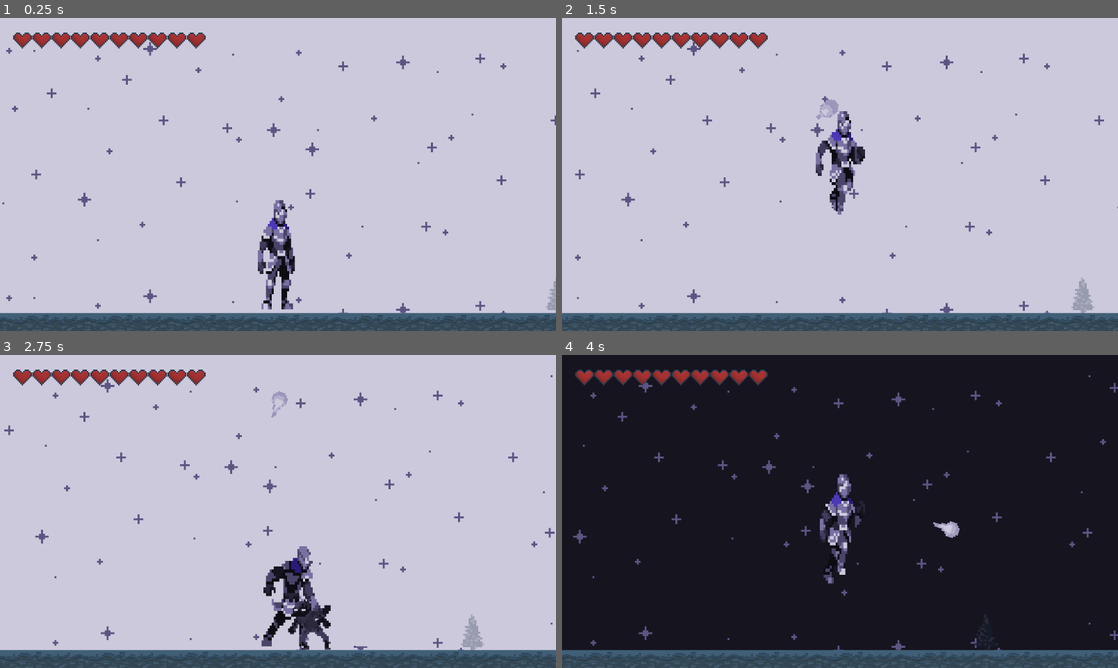
Above: before the commit, frames 1-4 (two rows, left to right).
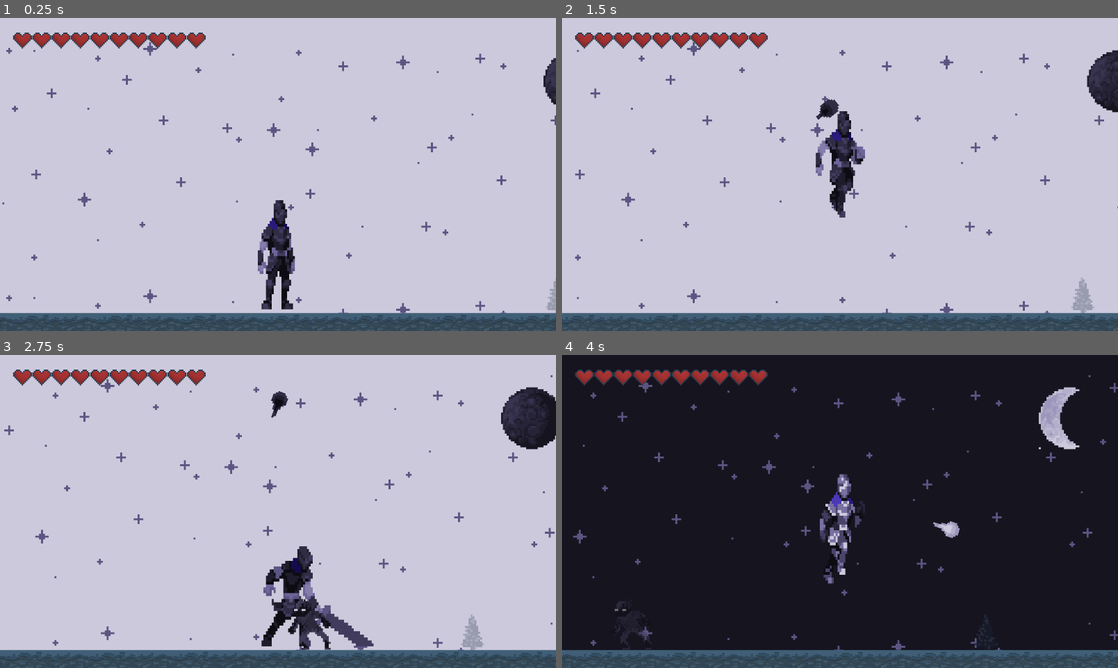
Above: after the commit, the same moments.

Repository: hugoc7/AbyssGameJam
Game: Godot game, scene res://levels/Level_Designtest.tscn
Two runs of this game, one before a commit and one after it. Both use one fixed random seed, a clock stepped at 60 frames per second and the inputs below. This scene is started directly instead of the project's main scene.
Inputs (mouse positions are in pixels of both pictures, inside the frame that each line leads up to):
- Up to frame 1 (0.25 s): no input
- Up to frame 2 (1.5 s): move the mouse to (962, 158) at 0.52 s; hold Right mouse button (attack_range) 0.53-1.28 s; hold D (move_right) from 0.53 s (still down); tap W (jump) at 0.77 s; move the mouse to (728, 190) at 1.27 s; right-click (728, 190) at 1.35 s
- Up to frame 3 (2.75 s): tap W (jump) at 1.52 s; move the mouse to (333, 442) at 2.02 s; release D (move_right) at 2.03 s; press the mouse at (333, 442) at 2.03 s; hold A (move_left) from 2.03 s (still down); right-click (333, 442) at 2.3 s
- Up to frame 4 (4 s): move the mouse to (812, 574) at 2.77 s; release A (move_left) at 2.78 s; release the mouse at (812, 574) at 2.78 s; hold D (move_right) from 2.78 s (still down); tap Space (switch_level_color) at 2.85 s; tap W (jump) at 3.02, 3.77 s; right-click (812, 574) at 3.05 s; move the mouse to (1006, 558) at 3.52 s; hold Right mouse button (attack_range) from 3.53 s (still down)

The runs differ from the first frame. In frame 1, 1.3% of the frame differs, in the area x 46-100%, y 12-94%; in frame 2, 2.1%; in frame 3, 3.2%, in the area x 47-100%, y 10-94%; in frame 4, 0.9%.

Commit message:
Now Enemy can be seen in both, but can't be hit

Diff:
--- a/enemy/bat/enemy_bat.gd
+++ b/enemy/bat/enemy_bat.gd
@@ -11,7 +11,7 @@
 @export var speed : float = 50.0
 @export var damage : int = 10
 @export var attack_range : float = 200
-@export var life = 100
+@export var life = 10
 @export var explosion_vfx : PackedScene
 @export var projectile : PackedScene
 @export var projectile_speed = 300.0
@@ -51,7 +51,7 @@
 	projectile_instance.damage = self.damage
 	projectile_instance.collision_layer = 0
 	projectile_instance.collision_mask = 9
-	projectile_instance.launch(position, projectile_speed*global_position.direction_to(player.global_position), color_as_text)
+	projectile_instance.launch(position, projectile_speed*global_position.direction_to(player.global_position), color_as_text, false)
 	get_parent().add_child(projectile_instance)
 
 func _ready():
@@ -71,7 +71,17 @@
 
 
 func _on_background_color_changed(bkg_color: Enums.LightColor):
-	sprite.visible = bkg_color != color
+	match bkg_color:
+		Enums.LightColor.BLACK:
+			_change_color("black")
+		Enums.LightColor.WHITE:
+			_change_color("white")
+
+func _change_color(color : String):
+	if color == color_as_text:
+		sprite.self_modulate.a = 0.5
+	else:
+		sprite.self_modulate.a = 1
 
 func _process(delta):
 	if player == null:
--- a/enemy/bat/enemy_bat.tscn
+++ b/enemy/bat/enemy_bat.tscn
@@ -22,6 +22,7 @@
 black_texture = ExtResource("3_kqqdt")
 speed = 80.0
 attack_range = 1200.0
+life = 100
 explosion_vfx = ExtResource("4_334tj")
 projectile = ExtResource("5_8l3cg")
 
--- a/enemy/contact/enemy_contact.gd
+++ b/enemy/contact/enemy_contact.gd
@@ -11,7 +11,7 @@
 @export var speed : float = 50.0
 @export var damage : int = 10
 @export var attack_range : float = 200
-@export var life = 10
+@export var life = 20
 @export var die_vfx : PackedScene
 
 var is_in_cooldown = false
@@ -27,7 +27,7 @@
 	set_animation("hit")
 	is_attacked = true
 	life -= damage_taken
-	if life < 0:
+	if life <= 0:
 		life = 0
 		die()
 	else:
@@ -50,6 +50,7 @@
 	elif color == Enums.LightColor.BLACK:
 		color_as_text = "black"
 	set_animation("idle")
+	_change_color("white")
 
 	if Engine.is_editor_hint():
 		set_process(false)
@@ -61,7 +62,17 @@
 
 
 func _on_background_color_changed(bkg_color: Enums.LightColor):
-	sprite.visible = bkg_color != color
+	match bkg_color:
+		Enums.LightColor.BLACK:
+			_change_color("black")
+		Enums.LightColor.WHITE:
+			_change_color("white")
+
+func _change_color(color : String):
+	if color == color_as_text:
+		sprite.self_modulate.a = 0.5
+	else:
+		sprite.self_modulate.a = 1
 
 func _process(delta):
 	if player == null or is_dying:
--- a/enemy/contact/enemy_contact.tscn
+++ b/enemy/contact/enemy_contact.tscn
@@ -546,6 +546,7 @@
 script = ExtResource("1_51gnd")
 white_texture = ExtResource("4_a1kmb")
 black_texture = ExtResource("3_gj8y7")
+life = 10
 die_vfx = ExtResource("4_wrjxc")
 
 [node name="PointLight2D" type="PointLight2D" parent="."]
@@ -563,7 +564,7 @@
 [node name="Sprite" type="AnimatedSprite2D" parent="."]
 scale = Vector2(4, 4)
 sprite_frames = SubResource("SpriteFrames_xi85a")
-animation = &"atk_black"
+animation = &"idle_white"
 
 [node name="CooldownTimer" type="Timer" parent="."]
 one_shot = true
--- a/game_manager/game_manager.gd
+++ b/game_manager/game_manager.gd
@@ -15,6 +15,8 @@
 	else:
 		level_color_state = Enums.LightColor.WHITE
 
+
+
 	if get_node_or_null("ParallaxBackground"):
 		for layer: ParallaxLayer in $ParallaxBackground.get_children():
 			for sprite:Sprite2D in layer.get_children():
@@ -27,13 +29,12 @@
 	for enemy in $Enemy.get_children():
 		level_color_state_changed.connect(enemy._on_background_color_changed)
 	$Player.life_changed.connect(_on_life_changed)
+	Level.Game_Manager = self
 
 
 func _on_life_changed(life: int):
 	if life == 0:
 		get_tree().change_scene_to_packed(main_menu)
-
-
 
 func _process(delta):
 	if Input.is_action_just_pressed("switch_level_color"):
--- a/levels/Level_Designtest.tscn
+++ b/levels/Level_Designtest.tscn
@@ -25,6 +25,7 @@
 
 [node name="HUgo" type="Node2D"]
 script = ExtResource("1_dhjyw")
+world_rect = null
 main_menu = ExtResource("2_7e8bt")
 
 [node name="ParallaxBackground" type="ParallaxBackground" parent="."]
@@ -42,19 +43,19 @@
 script = ExtResource("4_b4xrc")
 black_texture = ExtResource("5_o53hr")
 white_texture = ExtResource("3_mnh24")
+
+[node name="Moon" type="Sprite2D" parent="ParallaxBackground/ParallaxLayer1"]
+position = Vector2(975, 117)
+scale = Vector2(4, 4)
+texture = ExtResource("7_5hsqk")
+region_rect = Rect2(-620.5, -250.625, 1792, 562)
+script = ExtResource("4_b4xrc")
+black_texture = ExtResource("6_poqle")
+white_texture = ExtResource("7_5hsqk")
 
 [node name="ParallaxLayer2" type="ParallaxLayer" parent="ParallaxBackground"]
 position = Vector2(5, 1)
 motion_scale = Vector2(0.2, 1)
-
-[node name="Moon" type="Sprite2D" parent="ParallaxBackground/ParallaxLayer2"]
-position = Vector2(187, -198)
-scale = Vector2(4, 4)
-texture = ExtResource("6_poqle")
-region_rect = Rect2(-620.5, -250.625, 1792, 562)
-script = ExtResource("4_b4xrc")
-black_texture = ExtResource("7_5hsqk")
-white_texture = ExtResource("6_poqle")
 
 [node name="TreeVerySmall2" type="Sprite2D" parent="ParallaxBackground/ParallaxLayer2"]
 position = Vector2(721, 428)
@@ -140,6 +141,7 @@
 position = Vector2(2837, 348)
 player = NodePath("../../Player")
 speed = 100.0
+life = 10
 
 [node name="EnemyBat3" parent="Enemy" node_paths=PackedStringArray("player") instance=ExtResource("7_uj0o1")]
 position = Vector2(2756, 322)
@@ -151,39 +153,46 @@
 color = 1
 player = NodePath("../../Player")
 speed = 100.0
+life = 10
 
 [node name="EnemyContact" parent="Enemy" node_paths=PackedStringArray("player") instance=ExtResource("8_wx56g")]
 position = Vector2(482, 532)
 player = NodePath("../../Player")
 attack_range = 100.0
+life = 20
 
 [node name="EnemyContact3" parent="Enemy" node_paths=PackedStringArray("player") instance=ExtResource("8_wx56g")]
 position = Vector2(1873, 532)
 player = NodePath("../../Player")
 attack_range = 100.0
+life = 20
 
 [node name="EnemyContact2" parent="Enemy" node_paths=PackedStringArray("player") instance=ExtResource("8_wx56g")]
 position = Vector2(-532, 532)
 color = 1
 player = NodePath("../../Player")
 attack_range = 100.0
+life = 20
 
 [node name="EnemyContact4" parent="Enemy" node_paths=PackedStringArray("player") instance=ExtResource("8_wx56g")]
 position = Vector2(1976, 531)
 color = 1
 player = NodePath("../../Player")
 attack_range = 100.0
+life = 20
 
 [node name="EnemyContact5" parent="Enemy" node_paths=PackedStringArray("player") instance=ExtResource("8_wx56g")]
 position = Vector2(2671, 532)
 player = NodePath("../../Player")
 attack_range = 100.0
+life = 20
 
 [node name="EnemyContact6" parent="Enemy" node_paths=PackedStringArray("player") instance=ExtResource("8_wx56g")]
 position = Vector2(2774, 531)
 color = 1
 player = NodePath("../../Player")
 attack_range = 100.0
+life = 20
 
 [node name="HUD" parent="." instance=ExtResource("9_72y83")]
 
@@ -210,4 +219,5 @@
 region_enabled = true
 region_rect = Rect2(-846.862, 0, 1420.86, 32)
 
+[connection signal="level_color_state_changed" from="." to="Player" method="_on_background_color_changed"]
 [connection signal="life_changed" from="Player" to="HUD" method="_on_player_life_changed"]
--- a/levels/level1.tscn
+++ b/levels/level1.tscn
@@ -1,9 +1,7 @@
-[gd_scene load_steps=12 format=3 uid="uid://dfj3b7cqiibqm"]
+[gd_scene load_steps=10 format=3 uid="uid://dfj3b7cqiibqm"]
 
 [ext_resource type="Script" path="res://game_manager/game_manager.gd" id="1_et40t"]
-[ext_resource type="Texture2D" uid="uid://dl4qnp8j0q2fs" path="res://background/bkg_light.tres" id="1_sc2p4"]
 [ext_resource type="Script" path="res://background/background.gd" id="2_ir2ia"]
-[ext_resource type="Texture2D" uid="uid://chskkiuolcqd6" path="res://background/bkg_dark.tres" id="3_nmii0"]
 [ext_resource type="PackedScene" uid="uid://ck8o5v52wgvf6" path="res://player/player.tscn" id="4_4egl6"]
 [ext_resource type="PackedScene" uid="uid://cbe8prr8x1r0m" path="res://enemy/contact/enemy_contact.tscn" id="5_mowys"]
 [ext_resource type="Script" path="res://camera/camera.gd" id="7_odr88"]
@@ -19,6 +17,7 @@
 
 [node name="Level" type="Node2D"]
 script = ExtResource("1_et40t")
+world_rect = null
 
 [node name="PlayerSpawn" type="Marker2D" parent="."]
 position = Vector2(120, 390)
@@ -27,10 +26,7 @@
 position = Vector2(575, 320.764)
 rotation = 1.5708
 scale = Vector2(2.52317, 1152.3)
-texture = ExtResource("1_sc2p4")
 script = ExtResource("2_ir2ia")
-dark_texture = ExtResource("3_nmii0")
-light_texture = ExtResource("1_sc2p4")
 
 [node name="Ground" type="StaticBody2D" parent="."]
 position = Vector2(577, 617.5)
--- a/player/player.gd
+++ b/player/player.gd
@@ -15,7 +15,7 @@
 var life = 100
 var is_short_attack_on_cooldown = false
 var is_range_attack_on_cooldown = false
-var color_as_text = "white"
+var color_as_text = "black"
 var state = IDLE
 var is_invincible = false
 const FLOAT_PRECISION = 0.0001
@@ -54,7 +54,8 @@
 
 	for area in other_areas:
 		if area.has_method("take_damage"):
-			area.take_damage(damage)
+			if area.color_as_text == color_as_text :
+				area.take_damage(damage)
 
 func range_attack():
 	var fireball_instance : Projectile = fireball.instantiate()
@@ -62,7 +63,7 @@
 	var fireball_real_speed = fireball_speed
 	if direction.x * velocity.x > 0:
 		fireball_real_speed += abs(velocity.x)
-	fireball_instance.launch($Body/ProjectileSpawn.global_position, direction*fireball_real_speed, color_as_text)
+	fireball_instance.launch($Body/ProjectileSpawn.global_position, direction*fireball_real_speed, color_as_text, true)
 	get_parent().add_child(fireball_instance)
 	is_range_attack_on_cooldown = true
 	$RangeAttackCooldownTimer.start()
--- a/player/player.tscn
+++ b/player/player.tscn
@@ -755,7 +755,7 @@
 position = Vector2(133, -88)
 scale = Vector2(4.0625, 6.09375)
 sprite_frames = SubResource("SpriteFrames_ayksq")
-animation = &"death_white"
+animation = &"hit_black"
 
 [node name="AttackArea" type="Area2D" parent="Body"]
 scale = Vector2(0.490234, 1)
--- a/project.godot
+++ b/project.godot
@@ -18,6 +18,7 @@
 [autoload]
 
 Enums="*res://singletons/enums.gd"
+Level="*res://singletons/Level.gd"
 
 [display]
 
--- a/projectiles/fireball.gd
+++ b/projectiles/fireball.gd
@@ -2,15 +2,33 @@
 
 class_name Projectile
 
+var color_as_text = "white"
 var speed = Vector2.ZERO
 var damage = 100
+var is_player = false
 
-func launch(pos: Vector2, speed: Vector2, color: String):
+func launch(pos: Vector2, speed: Vector2, color: String, player: bool):
 	self.position = pos
 	self.speed = speed
 	rotation = Vector2.RIGHT.angle_to(speed)
+	Level.Game_Manager.level_color_state_changed.connect(_on_background_color_changed)
+	is_player = player
+	color_as_text = color
 	$Sprite.animation = "loop_" + color
 	$Sprite.play()
+
+func _on_background_color_changed(bkg_color: Enums.LightColor):
+	match bkg_color:
+		Enums.LightColor.BLACK:
+			_change_color("black")
+		Enums.LightColor.WHITE:
+			_change_color("white")
+
+func _change_color(color : String):
+	if color == color_as_text:
+		$Sprite.self_modulate.a = 0.5
+	else:
+		$Sprite.self_modulate.a = 1
 
 func destroy():
 	queue_free()
@@ -21,16 +39,23 @@
 
 func _on_area_entered(area):
 	if area.has_method("take_damage"):
-		area.take_damage(damage)
-	destroy()
-
-
+		if is_player:
+			if area.color_as_text == color_as_text:
+				area.take_damage(damage)
+		else:
+			area.take_damage(damage)
+		destroy()
 
 
 func _on_body_entered(body):
 	if body.has_method("take_damage"):
-		body.take_damage(damage)
-	destroy()
+		if is_player:
+			if body.color_as_text == color_as_text:
+				body.take_damage(damage)
+		else:
+			body.take_damage(damage)
+		destroy()
+
 
 
 func _on_destroy_timer_timeout():
--- /dev/null
+++ b/singletons/Level.gd
@@ -0,0 +1,13 @@
+extends Node
+
+@export var Game_Manager : Node
+
+# Called when the node enters the scene tree for the first time.
+func _ready():
+	pass # Replace with function body.
+
+
+
+# Called every frame. 'delta' is the elapsed time since the previous frame.
+func _process(delta):
+	pass
